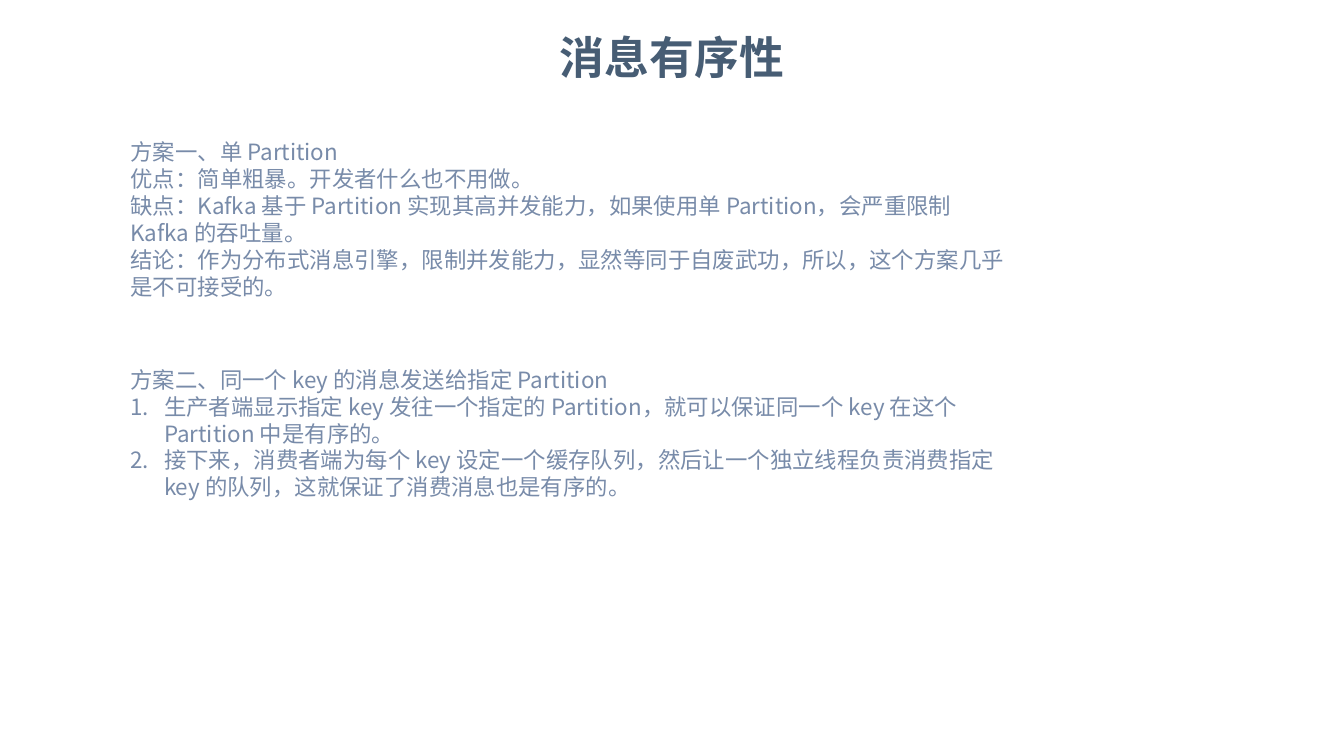
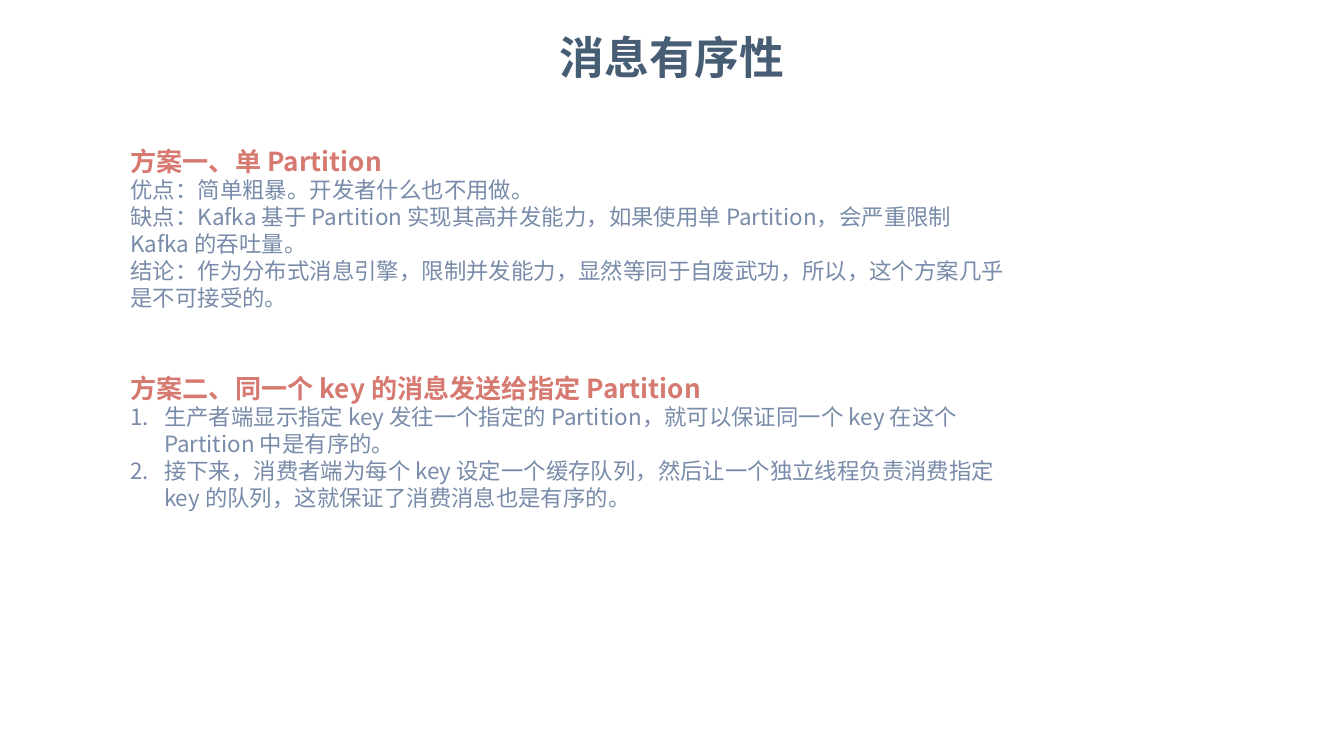
Before and after one commit to dunwu/bigdata-tutorial, a slide deck: slide 29 of assets/kafka/kafka.pptx (slide 28 before the commit). Drawn at 1344x756 pixels with LibreOffice and Linux fonts; fonts in the diff are those of the drawing; background and template pictures are left out. Boxes give left, top, right and bottom in pixels: in the first picture for what was removed or moved away, otherwise in the second. Text is boxed around its words. In the diff, an @@ line names an element or a change of style, - is before the commit and + after.

```diff
--- a/assets/kafka/kafka.pptx
+++ b/assets/kafka/kafka.pptx
@@ text at (x1=130, y1=148, x2=381, y2=174): size 12 to 14 pt, text colour #788BA9 to #D67A71, bold on in "方案一、单 Partition"; line spacing 1 to 1.2 @@
@@ text at (x1=130, y1=375, x2=701, y2=404): size 12 to 14 pt, text colour #788BA9 to #D67A71, bold on in "方案二、同一个 key 的消息发送给指定 Partition"; line spacing 1 to 1.2 @@
```
Also in this commit, not shown: 6 other slides changed, 2 slides added, 2 other files.
